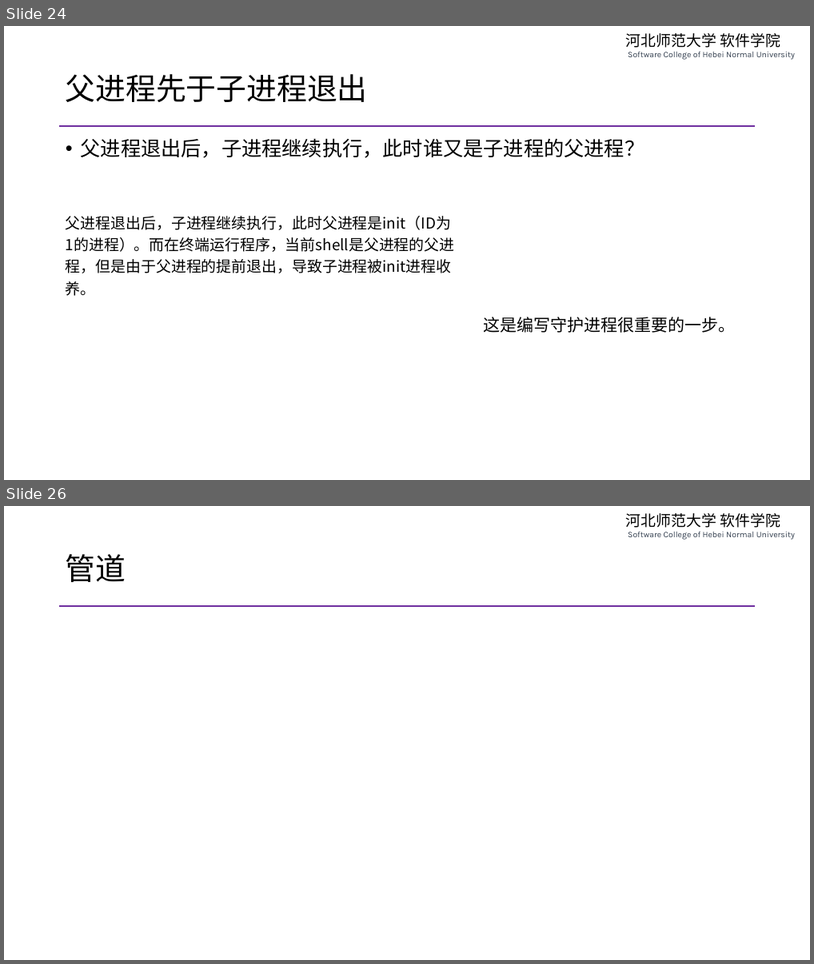
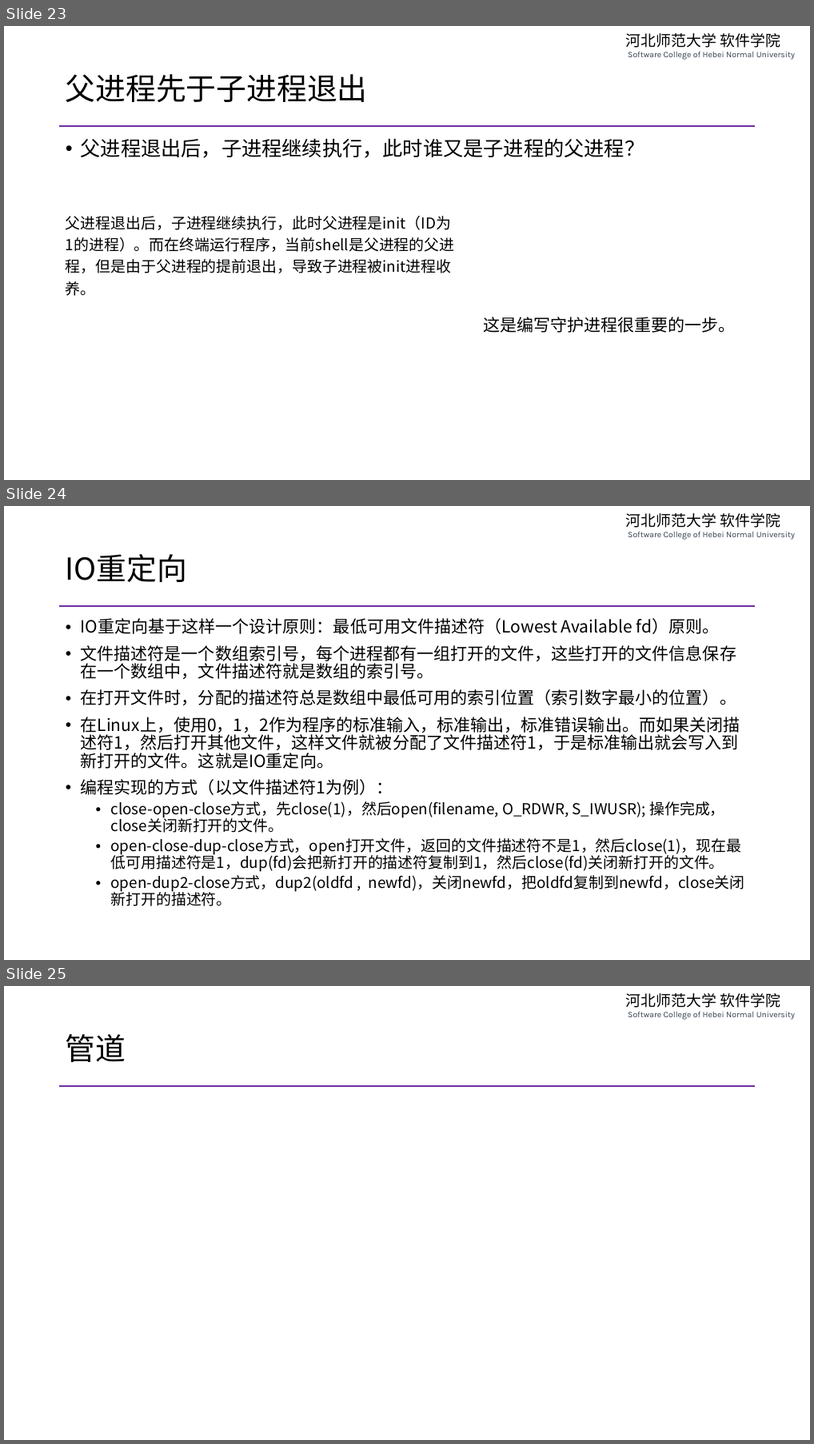
Before and after one commit to edu2act/course-php-serverside-development-on-linux, a slide deck: materials/slides/ch05-vim-and-linux-programming.pptx. Shown one above the other, each under a label of ours: slides 24 and 26 before the commit, slides 23, 24 and 25 after it; the slides between them are not shown. The pictures are 814x964 and 814x1444 pixels, drawn with LibreOffice and Linux fonts; fonts in the diff are those of the drawing. Boxes give left, top, right and bottom in pixels: in the first picture for what was removed or moved away, otherwise in the second. Text is boxed around its words. In the diff, an @@ line names an element or a change of style, - is before the commit and + after.

```diff
--- a/materials/slides/ch05-vim-and-linux-programming.pptx
+++ b/materials/slides/ch05-vim-and-linux-programming.pptx
@@ slide 24 added at bbox=[4, 506, 810, 960], background #FFFFFF; not listed: 2 template elements that a slide beside it also shows @@
@@ title added at bbox=[66, 554, 188, 582], 36 pt, text #000000 @@
+IO重定向
@@ text added at bbox=[81, 618, 746, 906], 20 pt, text #000000 @@
+• IO重定向基于这样一个设计原则：最低可用文件描述符（Lowest Available fd）原则。
+• 文件描述符是一个数组索引号，每个进程都有一组打开的文件，这些打开的文件信息保存在一个数组中，文件描述符就是数组的索引号。
+• 在打开文件时，分配的描述符总是数组中最低可用的索引位置（索引数字最小的位置）。
+• 在Linux上，使用0，1，2作为程序的标准输入，标准输出，标准错误输出。而如果关闭描述符1，然后打开其他文件，这样文件就被分配了文件描述符1，于是标准输出就会写入到新打开的文件。这就是IO重定向。
+• 编程实现的方式（以文件描述符1为例）：
+  • close-open-close方式，先close(1)，然后open(filename, O_RDWR, S_IWUSR); 操作完成，close关闭新打开的文件。
+  • open-close-dup-close方式，open打开文件，返回的文件描述符不是1，然后close(1)，现在最低可用描述符是1，dup(fd)会把新打开的描述符复制到1，然后close(fd)关闭新打开的文件。
+  • open-dup2-close方式，dup2(oldfd , newfd)，关闭newfd，把oldfd复制到newfd，close关闭新打开的描述符。
@@ what was slide 24 is now slide 23 @@
@@ what was slide 26 is now slide 25 @@
```
Also in this commit, not shown: 1 slide changed, 2 slides removed, 10 other files.
